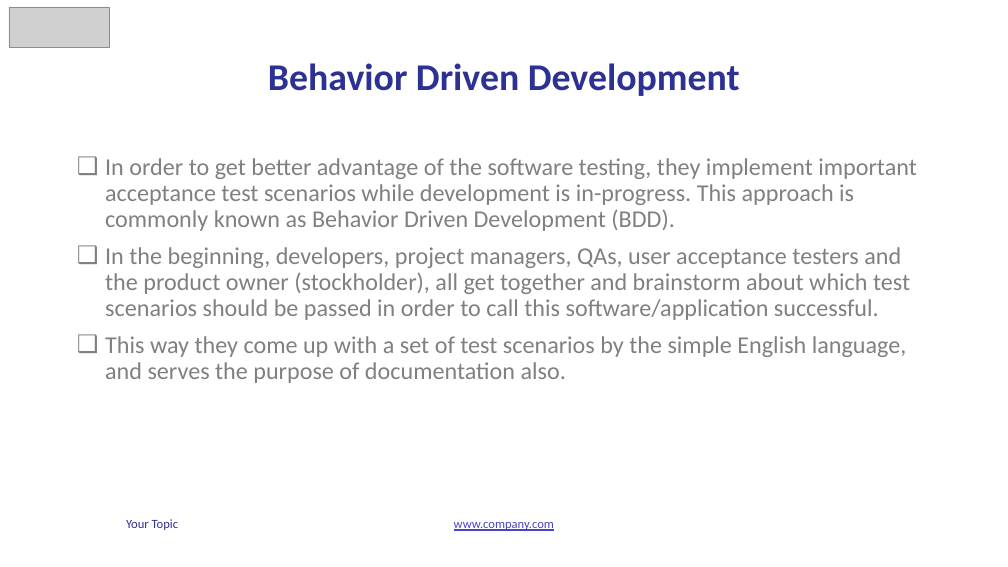
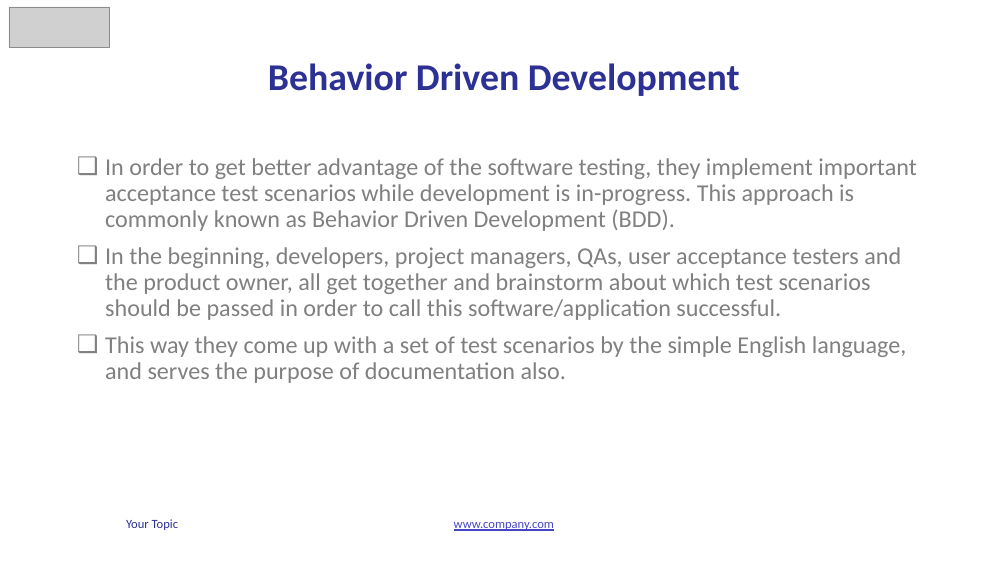
Before and after one commit to vunguyen2588/Cucumber, a slide deck: slide 2 of b4uconference_cucumber_slide.pptx. Drawn at 1008x567 pixels with LibreOffice and Linux fonts; fonts in the diff are those of the drawing; grey boxes stand for pictures. Boxes give left, top, right and bottom in pixels: in the first picture for what was removed or moved away, otherwise in the second. Text is boxed around its words. In the diff, an @@ line names an element or a change of style, - is before the commit and + after.

Commit message:
Update slide

```diff
--- a/b4uconference_cucumber_slide.pptx
+++ b/b4uconference_cucumber_slide.pptx
@@ text at (105, 247, 901, 320): text changed @@
-❑ In the beginning, developers, project managers, QAs, user acceptance testers and the product owner (stockholder), all get together and brainstorm about which test scenarios should be passed in order to call this software/application successful.
+❑ In the beginning, developers, project managers, QAs, user acceptance testers and the product owner, all get together and brainstorm about which test scenarios should be passed in order to call this software/application successful.
```
Also in this commit, not shown: 2 other slides changed, 1 slide added.
